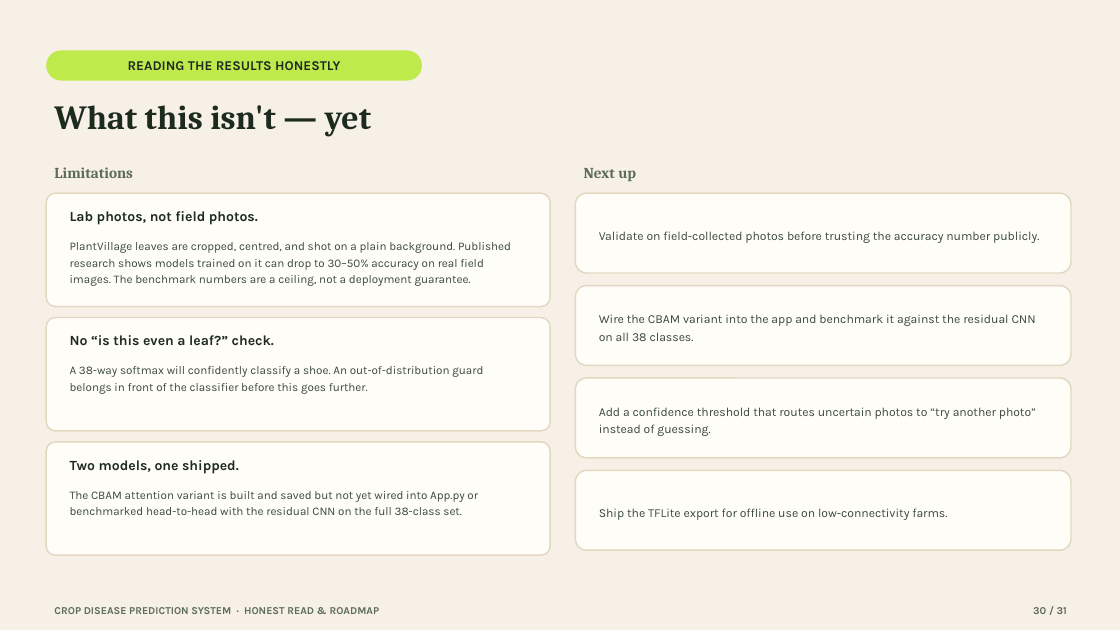
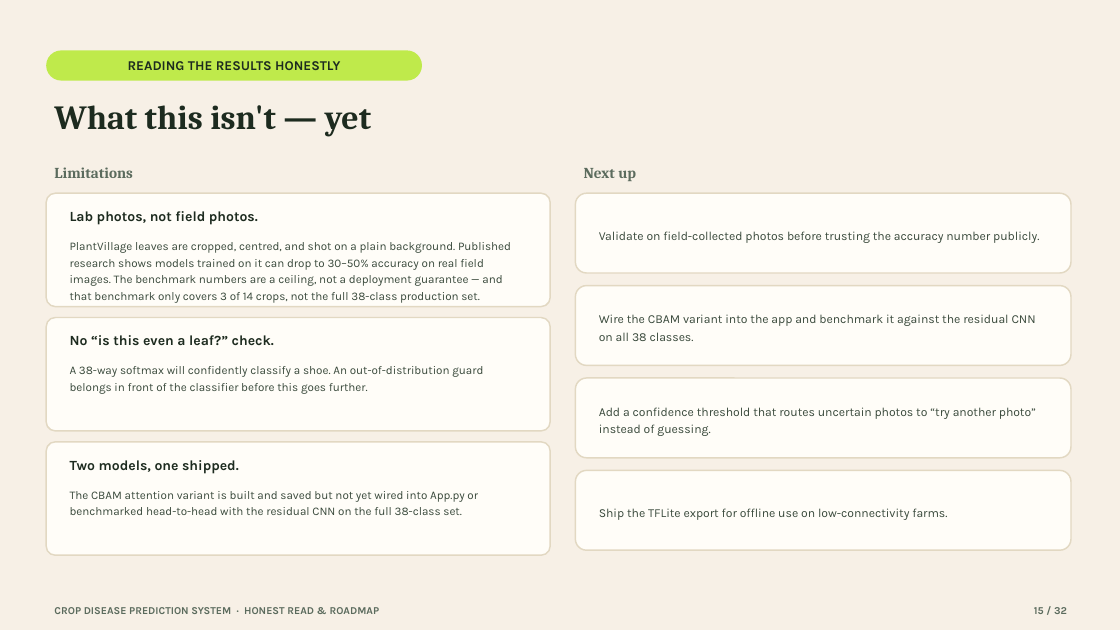
Before and after one commit to devSaksham/crop-disease-detection, a slide deck: slide 15 of presentation/Crop_Disease_Prediction_System.pptx (slide 30 before the commit). Drawn at 1120x630 pixels with LibreOffice and Linux fonts; fonts in the diff are those of the drawing. Boxes give left, top, right and bottom in pixels: in the first picture for what was removed or moved away, otherwise in the second. Text is boxed around its words. In the diff, an @@ line names an element or a change of style, - is before the commit and + after.

Commit message:
Restructure presentation: drop Grad-CAM, fix benchmark model/class attribution, add literature review, move plots to appendix
- Deleted the Grad-CAM slide entirely per review feedback.
- Corrected wording that implied the benchmark study compared the two
  production architectures (residual CNN / CBAM CNN); it actually compares
  a from-scratch VGG-style CNN vs. EfficientNetB3 transfer learning on a
  15-class, 3-crop subset -- fixed on the "At a Glance" stat card and the
  benchmark methodology slide, which now explicitly distinguishes the two
  studies.
- Added a five-point Literature Review slide (Hughes & Salathe, Mohanty et
  al., He et al., Tan & Le, Singh et al.), sourced from the citations
  already verified in the LaTeX end-term report.
- Trimmed the main flow to 16 concise slides and moved the 15 detailed
  benchmark plots (EDA, learning curves, confusion matrices, ROC/PR,
  calibration, error gallery, full metrics table) after the Thank You
  slide as a labelled appendix, behind a new divider slide.
- Added a benchmark-scope caveat to the Limitations slide and renumbered
  all footers (now NN / 32).

```diff
--- a/presentation/Crop_Disease_Prediction_System.pptx
+++ b/presentation/Crop_Disease_Prediction_System.pptx
@@ text at (x1=70, y1=242, x2=511, y2=303): text changed @@
-PlantVillage leaves are cropped, centred, and shot on a plain background. Published research shows models trained on it can drop to 30–50% accuracy on real field images. The benchmark numbers are a ceiling, not a deployment guarantee.
+PlantVillage leaves are cropped, centred, and shot on a plain background. Published research shows models trained on it can drop to 30–50% accuracy on real field images. The benchmark numbers are a ceiling, not a deployment guarantee — and that benchmark only covers 3 of 14 crops, not the full 38-class production set.
@@ text at (x1=1034, y1=607, x2=1067, y2=614): text changed @@
-30 / 31
+15 / 32
```
Also in this commit, not shown: 29 other slides changed, 2 slides added, 1 slide removed.
